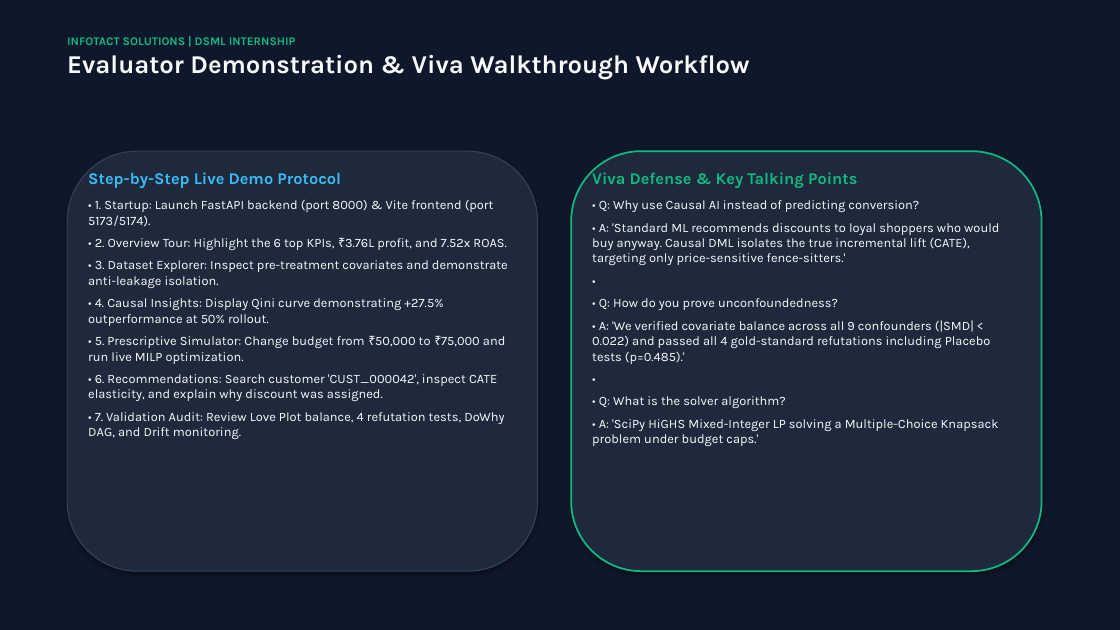
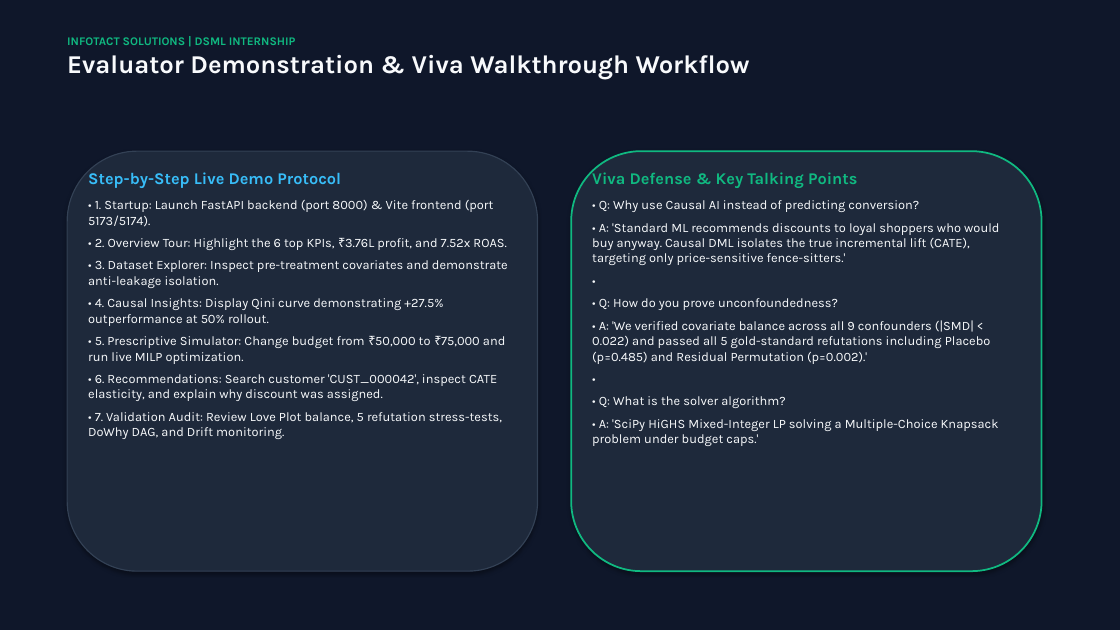
Before and after one commit to Vishal-7d1/EconoCausal, a slide deck: slide 17 of 05_Final_Deliverables/EconoCausal_Final_Presentation.pptx. Drawn at 1120x630 pixels with LibreOffice and Linux fonts; fonts in the diff are those of the drawing. Boxes give left, top, right and bottom in pixels: in the first picture for what was removed or moved away, otherwise in the second. Text is boxed around its words. In the diff, an @@ line names an element or a change of style, - is before the commit and + after.

Commit message:
release: finalize EconoCausal v1.0.0 deliverables and audit trail

```diff
--- a/05_Final_Deliverables/EconoCausal_Final_Presentation.pptx
+++ b/05_Final_Deliverables/EconoCausal_Final_Presentation.pptx
@@ text at bbox=[592, 320, 991, 364]: text changed @@
-• A: 'We verified covariate balance across all 9 confounders (|SMD| < 0.022) and passed all 4 gold-standard refutations including Placebo tests (p=0.485).'
+• A: 'We verified covariate balance across all 9 confounders (|SMD| < 0.022) and passed all 5 gold-standard refutations including Placebo (p=0.485) and Residual Permutation (p=0.002).'
@@ text at bbox=[88, 412, 502, 439]: text changed @@
-• 7. Validation Audit: Review Love Plot balance, 4 refutation tests, DoWhy DAG, and Drift monitoring.
+• 7. Validation Audit: Review Love Plot balance, 5 refutation stress-tests, DoWhy DAG, and Drift monitoring.
```
Also in this commit, not shown: 3 other slides changed, 14 other files.
